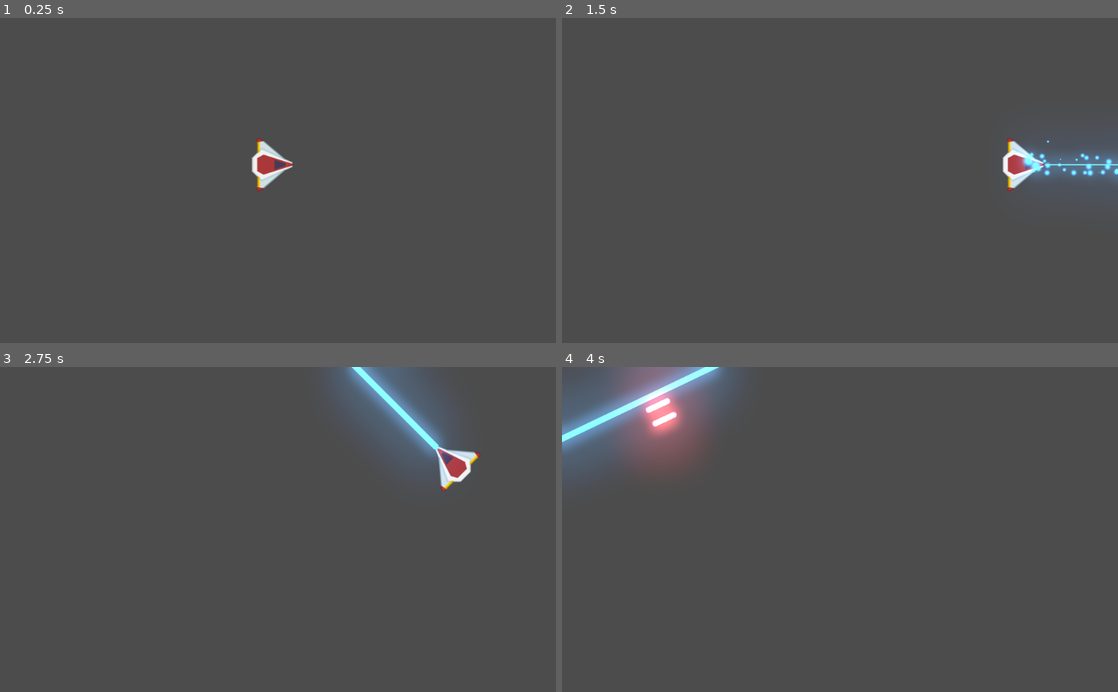
Above: before the commit, frames 1-4 (two rows, left to right).
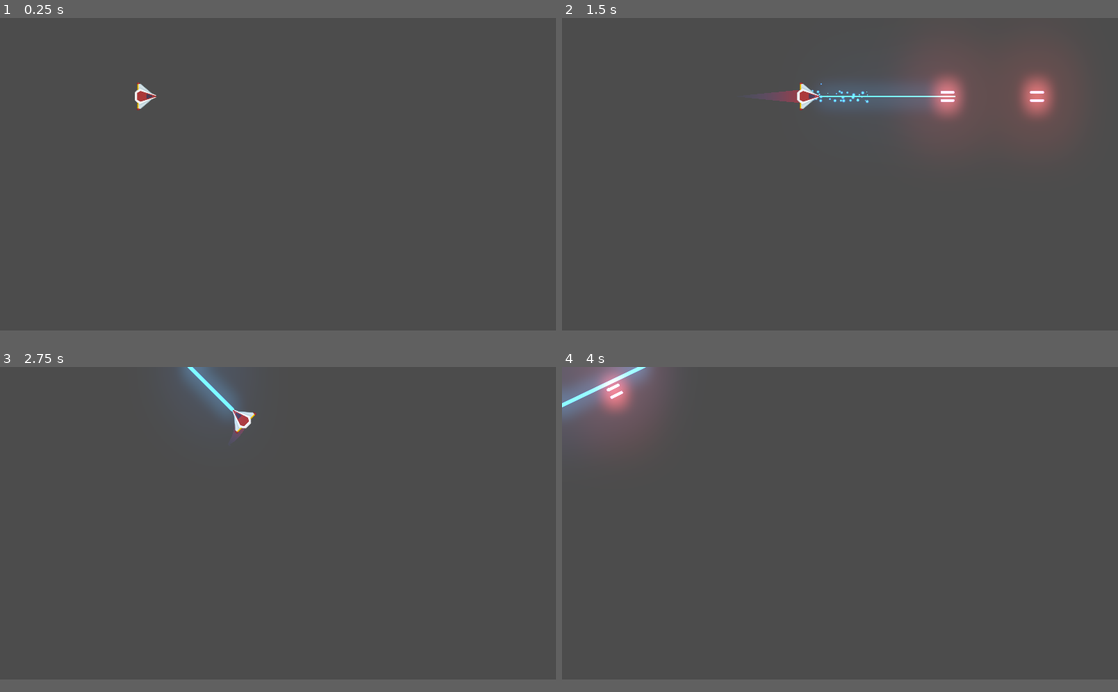
Above: after the commit, the same moments.

Repository: francoriquelme76/Meteoritos
Game: Godot game, scene res://Juego/Niveles/NivelTest.tscn
The game is run twice, just before and just after one commit, with the same random seed, the same clock (stepped at 60 frames per second) and the same inputs.
Inputs (mouse positions are in pixels of both pictures, inside the frame that each line leads up to):
- Up to frame 1 (0.25 s): no input
- Up to frame 2 (1.5 s): tap Enter at 0.5 s; move the mouse to (962, 164) at 0.52 s; hold W (mover_adelante) 0.53-1.28 s; hold Space (disparo_principal) 0.53-1.28 s; move the mouse to (728, 196) at 1.27 s; hold S (mover_atras) from 1.28 s (still down); right-click (728, 196) at 1.35 s
- Up to frame 3 (2.75 s): move the mouse to (333, 458) at 2.02 s; release S (mover_atras) at 2.03 s; hold W (mover_adelante) from 2.03 s (still down); hold A (rotar_antihorario) from 2.03 s (still down)
- Up to frame 4 (4 s): move the mouse to (812, 594) at 2.77 s; release A (rotar_antihorario) at 2.78 s; tap D (rotar_horario) at 2.85 s; move the mouse to (1006, 578) at 3.52 s; release W (mover_adelante) at 3.53 s; hold S (mover_atras) from 3.53 s (still down); hold Space (disparo_principal) from 3.53 s (still down)
In our replay, the window is 800x468 before the commit and 800x450 after it. These sizes can differ from the game's own. Grey fills any space a smaller window leaves; there, only what the larger window draws over its background counts as a difference.

The runs differ from the first frame. In frame 1, 0.8% of the frame differs, in the area x 24-53%, y 19-54%; in frame 2, 6.8%; in frame 3, 6.1%; in frame 4, 7.5%, in the area x 0-32%, y 0-32%.

Commit message:
Cambios en nave y añadidos
Añadido:
-Estela nave
-Motor SFX
-Proyectiles Enemigos
-Proyectil Jugador

Diff:
--- /dev/null
+++ b/Juego/Naves/Jugador/Motor/MotorSFX.gd
@@ -0,0 +1,34 @@
+class_name Motor
+
+extends AudioStreamPlayer2D
+
+export var tiempo_transicion:float = 0.6
+export var volumen_apagado:float = -30.0
+
+onready var tween_sonido:Tween = $Tween
+
+var volumen_original:float
+
+func _ready() -> void:
+	volumen_original = volume_db
+	volume_db = volumen_apagado
+
+func sonido_on() -> void:
+	if not playing:
+		play()
+	efecto_transicion(volume_db, volumen_original)
+
+func sonido_off() -> void:
+	efecto_transicion(volume_db,volumen_apagado)
+
+func efecto_transicion(desde_vol: float, hasta_vol: float) -> void:
+	tween_sonido.interpolate_property(
+		self,
+		"volume_db",
+		desde_vol,
+		hasta_vol,
+		tiempo_transicion,
+		Tween.TRANS_LINEAR,
+		Tween.EASE_OUT_IN
+	)
+	tween_sonido.start()
--- /dev/null
+++ b/Juego/Naves/Jugador/Motor/MotorSFX.tscn
@@ -0,0 +1,12 @@
+[gd_scene load_steps=3 format=2]
+
+[ext_resource path="res://Juego/Naves/Jugador/Motor/motor_SFX.ogg" type="AudioStream" id=1]
+[ext_resource path="res://Juego/Naves/Jugador/Motor/MotorSFX.gd" type="Script" id=2]
+
+[node name="MotorSFX" type="AudioStreamPlayer2D"]
+stream = ExtResource( 1 )
+pitch_scale = 1.27
+bus = "SFX"
+script = ExtResource( 2 )
+
+[node name="Tween" type="Tween" parent="."]
--- a/Juego/Naves/Jugador/Player.gd
+++ b/Juego/Naves/Jugador/Player.gd
@@ -4,6 +4,7 @@
 ## Atributos Export
 export var potencia_motor:int = 20
 export var potencia_rotacion:int = 200
+export var estela_maxima:int = 150
 
 ##Atributos
 var dir_rotacion:int = 0
@@ -12,6 +13,8 @@
 ##Atributos onready
 onready var cannon:Cannon = $Cannon
 onready var laser:Laser = $LaserBeam2D
+onready var estela:Estela = $TrailInicio/Trail2D
+onready var motor_sfx:Motor = $MotorSFX
 
 ##Metodos
 func _unhandled_input(event: InputEvent) -> void:
@@ -19,6 +22,17 @@
 		laser.set_is_casting(true)
 	if event.is_action_released("disparo_secundario"):
 		laser.set_is_casting(false)
+
+	##Control Estela y sonido motor
+	if event.is_action_pressed("mover_adelante"):
+		estela.set_max_points(estela_maxima)
+		motor_sfx.sonido_on()
+	elif event.is_action_pressed("mover_atras"):
+		estela.set_max_points(0)
+		motor_sfx.sonido_on()
+
+	if (event.is_action_released("mover_adelante") or event.is_action_released("mover_atras")):
+		motor_sfx.sonido_off()
 
 
 ##Metodos
--- a/Juego/Naves/Jugador/Player.tscn
+++ b/Juego/Naves/Jugador/Player.tscn
@@ -1,15 +1,21 @@
-[gd_scene load_steps=7 format=2]
+[gd_scene load_steps=10 format=2]
 
 [ext_resource path="res://Juego/Naves/Jugador/player_red.png" type="Texture" id=1]
 [ext_resource path="res://Juego/Naves/Jugador/MaterialFisico.tres" type="PhysicsMaterial" id=2]
 [ext_resource path="res://Juego/Naves/Jugador/Player.gd" type="Script" id=3]
 [ext_resource path="res://Juego/Proyectiles/Cannon.tscn" type="PackedScene" id=4]
 [ext_resource path="res://Juego/Proyectiles/Laser/LaserBeam2D.tscn" type="PackedScene" id=5]
+[ext_resource path="res://Juego/Proyectiles/ProyectilPlayer.tscn" type="PackedScene" id=6]
+[ext_resource path="res://Juego/Naves/Jugador/Trail/Trail2D.tscn" type="PackedScene" id=7]
+[ext_resource path="res://Juego/Naves/Jugador/Motor/MotorSFX.tscn" type="PackedScene" id=8]
 
 [sub_resource type="CircleShape2D" id=1]
 radius = 32.0156
 
 [node name="Player" type="RigidBody2D"]
+z_index = 50
+z_as_relative = false
+collision_mask = 22
 physics_material_override = ExtResource( 2 )
 gravity_scale = 0.0
 can_sleep = false
@@ -26,6 +32,7 @@
 shape = SubResource( 1 )
 
 [node name="Cannon" parent="." instance=ExtResource( 4 )]
+proyectil = ExtResource( 6 )
 
 [node name="PuntoIzquierdo" parent="Cannon" index="0"]
 position = Vector2( 13, -14 )
@@ -38,5 +45,23 @@
 
 [node name="LaserBeam2D" parent="." instance=ExtResource( 5 )]
 position = Vector2( 41, 0 )
+z_index = 41
+z_as_relative = false
+
+[node name="TrailInicio" type="Position2D" parent="."]
+position = Vector2( -4, 0 )
+__meta__ = {
+"_edit_group_": true
+}
+
+[node name="Trail2D" parent="TrailInicio" instance=ExtResource( 7 )]
+points = PoolVector2Array( 0, 0, 60, 0 )
+width = 50.0
+is_emitting = true
+lifetime = 0.6
+max_points = 150
+target_path = NodePath("..")
+
+[node name="MotorSFX" parent="." instance=ExtResource( 8 )]
 
 [editable path="Cannon"]
--- /dev/null
+++ b/Juego/Naves/Jugador/Trail/Trail2D.gd
@@ -0,0 +1,114 @@
+# Draws a 2D trail using Godot's `Line2D`.
+#
+# Instantiate `Trail2D` as a child of a moving node to use it. To control the color, width curve,
+# texture, or trail width, use parameters from the `Line2D` class.
+tool
+
+class_name Estela
+extends Line2D
+
+export var is_emitting := false setget set_emitting
+
+# Distance in pixels between vertices. A higher resolution leads to more details.
+export var resolution := 5.0
+# Life of each point in seconds before it is deleted.
+export var lifetime := 0.5
+# Maximum number of points allowed on the curve.
+export var max_points := 100
+
+# Optional path to the target node to follow. If not set, the instance follows its parent.
+export var target_path: NodePath
+
+var _points_creation_time := []
+var _last_point := Vector2.ZERO
+var _clock := 0.0
+var _offset := 0.0
+
+onready var target: Node2D = get_node_or_null(target_path)
+
+##Setters y Getters
+func set_max_points(valor:int) -> void:
+	max_points = valor
+
+
+func _ready() -> void:
+	if not target:
+		target = get_parent() as Node2D
+
+	if Engine.editor_hint:
+		set_process(false)
+		return
+
+	_offset = position.length()
+	set_as_toplevel(true)
+	clear_points()
+	position = Vector2.ZERO
+	_last_point = to_local(target.global_position) + calculate_offset()
+
+
+func _get_configuration_warning() -> String:
+	var warning := "Missing Target node: assign a Node that extends Node2D in the Target Path or make the Trail a child of a parent that extends Node2D"
+	if target:
+		warning = ""
+	return warning
+
+
+func _process(delta: float) -> void:
+	_clock += delta
+	remove_older()
+
+	if not is_emitting:
+		return
+
+	# Adding new points if necessary.
+	var desired_point := to_local(target.global_position)
+	var distance: float = _last_point.distance_to(desired_point)
+	if distance > resolution:
+		add_timed_point(desired_point, _clock)
+
+
+# Creates a new point and stores its creation time.
+func add_timed_point(point: Vector2, time: float) -> void:
+	add_point(point + calculate_offset())
+	_points_creation_time.append(time)
+	_last_point = point
+	if get_point_count() > max_points:
+		remove_first_point()
+
+
+# Calculates the offset of the trail from its target.
+func calculate_offset() -> Vector2:
+	return - 1.0 * polar2cartesian(1.0, target.rotation).rotated(- PI / 2) * _offset
+
+
+# Removes the first point in the line and the corresponding time.
+func remove_first_point() -> void:
+	if get_point_count() > 1:
+		remove_point(0)
+	_points_creation_time.pop_front()
+
+
+# Remove points older than `lifetime`.
+func remove_older() -> void:
+	for creation_time in _points_creation_time:
+		var delta = _clock - creation_time
+		if delta > lifetime:
+			remove_first_point()
+		# Points in `_points_creation_time` are ordered from oldest to newest so as soon as a point
+		# isn't older than `lifetime`, we know all remaining points should stay as well.
+		else:
+			break
+
+
+func set_emitting(emitting: bool) -> void:
+	is_emitting = emitting
+	if Engine.editor_hint:
+		return
+
+	if not is_inside_tree():
+		yield(self, "ready")
+
+	if is_emitting:
+		clear_points()
+		_points_creation_time.clear()
+		_last_point = to_local(target.global_position) + calculate_offset()
--- /dev/null
+++ b/Juego/Naves/Jugador/Trail/Trail2D.tscn
@@ -0,0 +1,16 @@
+[gd_scene load_steps=4 format=2]
+
+[ext_resource path="res://Juego/Naves/Jugador/Trail/Trail2D.gd" type="Script" id=1]
+
+[sub_resource type="Curve" id=1]
+_data = [ Vector2( 0, 0 ), 0.0, 1.0, 0, 1, Vector2( 1, 1 ), 1.0, 0.0, 1, 0 ]
+
+[sub_resource type="Gradient" id=2]
+colors = PoolColorArray( 0.294118, 0.356863, 0.670588, 0, 0.67451, 0.223529, 0.223529, 1 )
+
+[node name="Trail2D" type="Line2D"]
+points = PoolVector2Array( 0, 0, 32, 0 )
+width_curve = SubResource( 1 )
+gradient = SubResource( 2 )
+joint_mode = 2
+script = ExtResource( 1 )
--- a/Juego/Proyectiles/Laser/LaserBeam2D.tscn
+++ b/Juego/Proyectiles/Laser/LaserBeam2D.tscn
@@ -113,3 +113,4 @@
 
 [node name="Laser_SFX" type="AudioStreamPlayer2D" parent="."]
 stream = ExtResource( 3 )
+bus = "SFX"
--- a/Juego/Proyectiles/Proyectil.tscn
+++ b/Juego/Proyectiles/Proyectil.tscn
@@ -1,10 +1,7 @@
-[gd_scene load_steps=4 format=2]
+[gd_scene load_steps=3 format=2]
 
 [ext_resource path="res://Juego/Proyectiles/proyectil_jugador.png" type="Texture" id=1]
 [ext_resource path="res://Juego/Proyectiles/Proyectil.gd" type="Script" id=2]
-
-[sub_resource type="RectangleShape2D" id=1]
-extents = Vector2( 3.84615, 17.9167 )
 
 [node name="Proyectil" type="Area2D"]
 scale = Vector2( 1.3, 1.2 )
@@ -19,7 +16,6 @@
 modulate = Color( 0.0235294, 0.0235294, 0.0235294, 1 )
 position = Vector2( 9.16994e-08, 2.38418e-07 )
 rotation = 1.5708
-shape = SubResource( 1 )
 
 [node name="VisibilityNotifier2D" type="VisibilityNotifier2D" parent="."]
 position = Vector2( 0.0956963, -0.0408496 )
--- /dev/null
+++ b/Juego/Proyectiles/ProyectilEnemigo.tscn
@@ -0,0 +1,26 @@
+[gd_scene load_steps=4 format=2]
+
+[ext_resource path="res://Juego/Proyectiles/Proyectil.tscn" type="PackedScene" id=1]
+[ext_resource path="res://Juego/Proyectiles/proyectil_enemigo.png" type="Texture" id=2]
+
+[sub_resource type="RectangleShape2D" id=1]
+extents = Vector2( 2.37279, 15.6412 )
+
+[node name="ProyectilEnemigo" instance=ExtResource( 1 )]
+z_index = 39
+z_as_relative = false
+collision_layer = 16
+collision_mask = 5
+
+[node name="Sprite" parent="." index="0"]
+modulate = Color( 0.970855, 0.961319, 0.980469, 1 )
+scale = Vector2( 0.8, 0.8 )
+texture = ExtResource( 2 )
+
+[node name="CollisionShape2D" parent="." index="1"]
+position = Vector2( 3.82478, 0.0232841 )
+scale = Vector2( 0.8, 1 )
+shape = SubResource( 1 )
+
+[node name="VisibilityNotifier2D" parent="." index="2"]
+position = Vector2( 3.07155, -2.98023e-08 )
--- /dev/null
+++ b/Juego/Proyectiles/ProyectilPlayer.tscn
@@ -0,0 +1,19 @@
+[gd_scene load_steps=3 format=2]
+
+[ext_resource path="res://Juego/Proyectiles/Proyectil.tscn" type="PackedScene" id=1]
+
+[sub_resource type="RectangleShape2D" id=1]
+extents = Vector2( 3.23331, 16.4677 )
+
+[node name="ProyectilPlayer" instance=ExtResource( 1 )]
+z_index = 40
+collision_layer = 8
+collision_mask = 6
+
+[node name="CollisionShape2D" parent="." index="1"]
+position = Vector2( -0.03795, -0.000591561 )
+scale = Vector2( 1, 1 )
+shape = SubResource( 1 )
+
+[node name="VisibilityNotifier2D" parent="." index="2"]
+visible = false
--- a/project.godot
+++ b/project.godot
@@ -14,10 +14,20 @@
 "language": "GDScript",
 "path": "res://Juego/Proyectiles/Cannon.gd"
 }, {
+"base": "Line2D",
+"class": "Estela",
+"language": "GDScript",
+"path": "res://Juego/Naves/Jugador/Trail/Trail2D.gd"
+}, {
 "base": "RayCast2D",
 "class": "Laser",
 "language": "GDScript",
 "path": "res://Juego/Proyectiles/Laser/LaserBeam2D.gd"
+}, {
+"base": "AudioStreamPlayer2D",
+"class": "Motor",
+"language": "GDScript",
+"path": "res://Juego/Naves/Jugador/Motor/MotorSFX.gd"
 }, {
 "base": "Node2D",
 "class": "Nivel",
@@ -36,7 +46,9 @@
 } ]
 _global_script_class_icons={
 "Cannon": "",
+"Estela": "",
 "Laser": "",
+"Motor": "",
 "Nivel": "",
 "Player": "",
 "Proyectil": ""
@@ -46,11 +58,22 @@
 
 config/name="Meteoritos"
 run/main_scene="res://Juego/Niveles/NivelTest.tscn"
-config/icon="res://icon.png"
+config/icon="res://icono_meteoritos.png"
 
 [autoload]
 
 Eventos="*res://Juego/Autoloads/Eventos.gd"
+
+[display]
+
+window/size/width=1920
+window/size/height=1080
+window/size/resizable=false
+window/size/always_on_top=true
+window/size/test_width=1280
+window/size/test_height=720
+window/stretch/mode="2d"
+window/stretch/aspect="keep"
 
 [gui]
 
@@ -93,6 +116,14 @@
  ]
 }
 
+[layer_names]
+
+2d_physics/layer_1="player"
+2d_physics/layer_2="enemigo"
+2d_physics/layer_3="meteorito"
+2d_physics/layer_4="proyectil_player"
+2d_physics/layer_5="proyectil_enemigo"
+
 [physics]
 
 common/enable_pause_aware_picking=true
Not shown, added: Juego/Naves/Jugador/Motor/motor_SFX.ogg.import
Binary file added: Juego/Proyectiles/proyectil_enemigo.png
Not shown, added: Juego/Proyectiles/proyectil_enemigo.png.import
Binary file added: icono_meteoritos.png
Not shown, added: icono_meteoritos.png.import
Not shown, added: meteoritos_icon.png.import
Not shown, added: Juego/Naves/Jugador/Motor/motor_SFX.ogg
